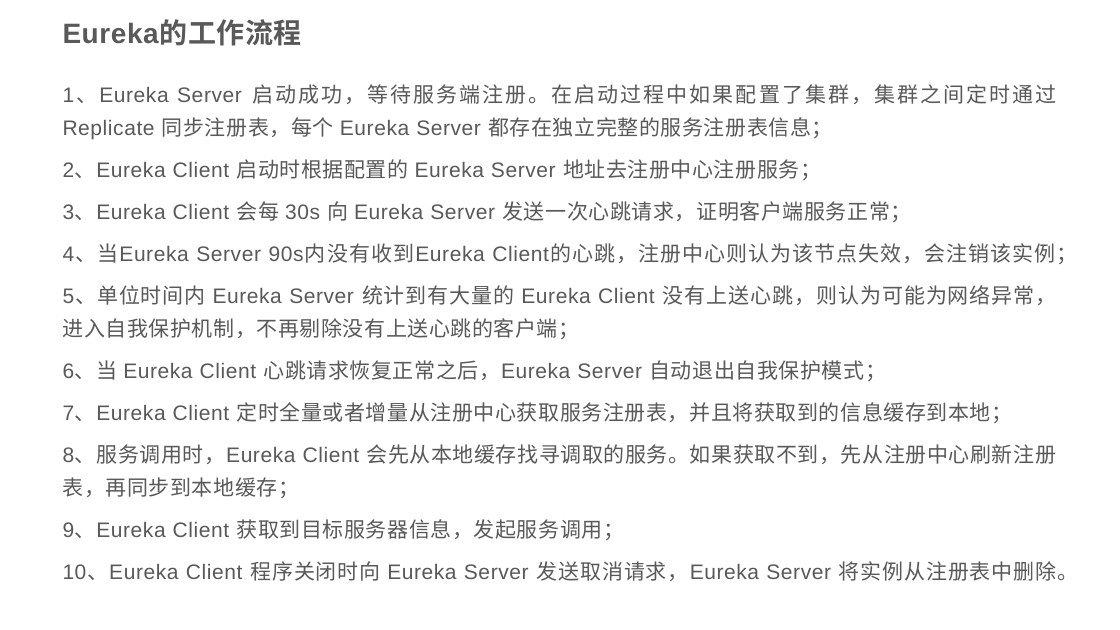
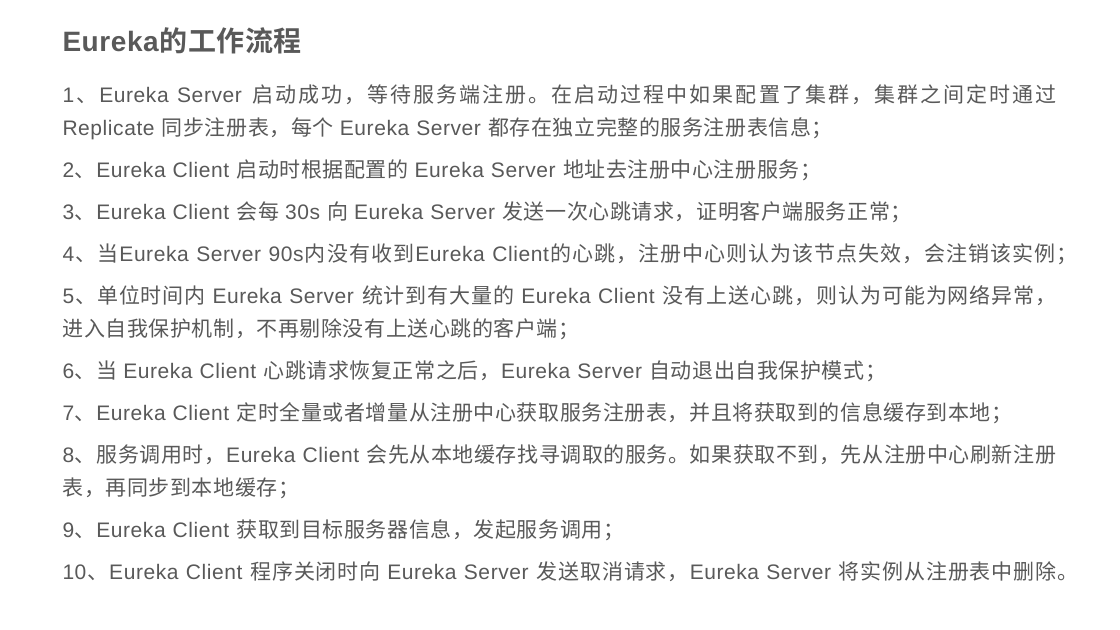
Before and after one commit to dylan7168/springcloud, a slide deck: slide 3 of document/springcloud实践.pptx. Drawn at 1120x630 pixels with LibreOffice and Linux fonts; fonts in the diff are those of the drawing. Boxes give left, top, right and bottom in pixels: in the first picture for what was removed or moved away, otherwise in the second. Text is boxed around its words. In the diff, an @@ line names an element or a change of style, - is before the commit and + after.

```diff
--- a/document/springcloud实践.pptx
+++ b/document/springcloud实践.pptx
@@ text "Eureka的工作流程": place and size @@
-text "Eureka的工作流程" at bbox=[63, 21, 302, 46]
+text "Eureka的工作流程" at bbox=[63, 30, 302, 54]
```
Also in this commit, not shown: 2 other slides changed, 3 slides added.
